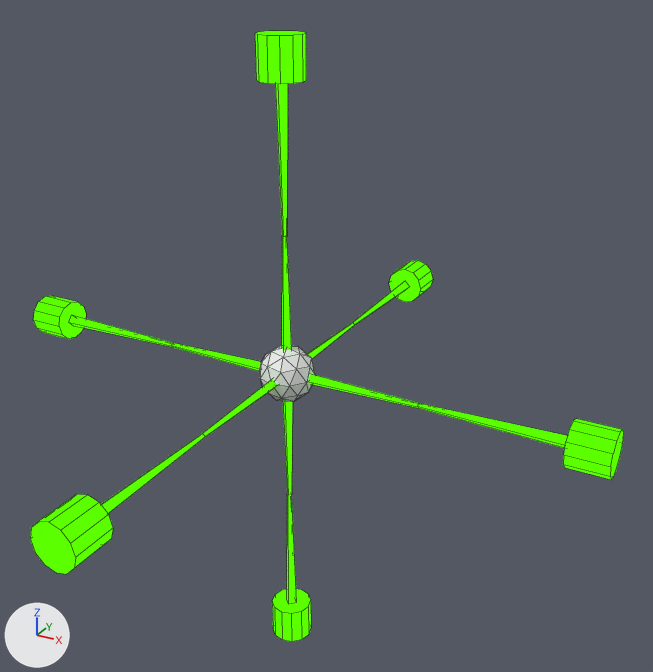
Renders of the Blender file Editor/Gizmos/Scale.blend from each side of a commit.
Camera for both pictures: a camera (50 mm lens) standing at (1.47, -2.4, 1.37) and looking at (0.09, 0.11, 0.12). The lights are fixed; the arrows at lower left show +X, +Y and +Z. Mesh edges are drawn as thin lines.

In view in the first picture: 'AxisX+', 'AxisX-', 'AxisY+', 'AxisY--', 'AxisZ+', 'AxisZ-', 'Center'.
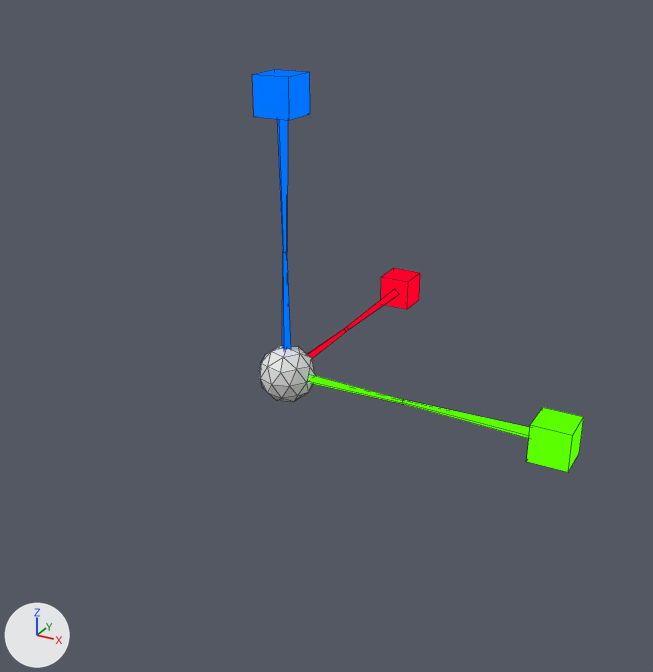
The newer file is also rescaled (x0.75) as a whole; pictures and numbers use the older file's frame.

What differs and where, as boxes (x1, y1, x2, y2) in the pictures (653 x 672 px):
'AxisY--', deleted: before (30, 379, 278, 574)
'AxisX+', deleted: before (308, 374, 624, 480)
'AxisZ+', deleted: before (255, 31, 306, 350)
'YScale', added: after (309, 375, 584, 472)
'ZScale', added: after (252, 69, 310, 350)
'AxisZ-', deleted: before (272, 401, 311, 642)
'AxisX-', deleted: before (34, 296, 261, 371)
'AxisY+', deleted: before (307, 260, 433, 359)
'XScale', added: after (308, 268, 420, 358)

Patch to the scene script:
```diff
--- a/Editor/Gizmos/Scale.blend.py
+++ b/Editor/Gizmos/Scale.blend.py
@@ mat_zaxis_004 @@
+mat_zaxis_004 = principled_material('ZAxis.004')
+mat_zaxis_004.base_color = (0.0, 0.0, 0.0)  # black #000000
+mat_zaxis_004.specular_ior_level = 0.0
+mat_zaxis_004.emission_color = (0.0, 0.171, 1.0)  # blue #0073ff
+mat_zaxis_004.emission_strength = 1.0
@@ mat_zaxis_005 @@
+mat_zaxis_005 = principled_material('ZAxis.005')
+mat_zaxis_005.base_color = (0.0, 0.0, 0.0)  # black #000000
+mat_zaxis_005.specular_ior_level = 0.0
+mat_zaxis_005.emission_color = (0.0, 0.171, 1.0)  # blue #0073ff
+mat_zaxis_005.emission_strength = 1.0
@@ mat_yaxis_004 @@
+mat_yaxis_004 = principled_material('YAxis.004')
+mat_yaxis_004.base_color = (0.0, 0.0, 0.0)  # black #000000
+mat_yaxis_004.specular_ior_level = 0.0
+mat_yaxis_004.emission_color = (0.105, 1.0, 0.0)  # green #5bff00
+mat_yaxis_004.emission_strength = 1.0
@@ mat_xaxis_002 @@
+mat_xaxis_002 = principled_material('XAxis.002')
+mat_xaxis_002.base_color = (0.0, 0.0, 0.0)  # black #000000
+mat_xaxis_002.specular_ior_level = 0.0
+mat_xaxis_002.emission_color = (1.0, 0.0, 0.0242)  # red #ff002b
+mat_xaxis_002.emission_strength = 1.0
@@ me_plane_001 @@
+me_plane_001.from_pydata(...)  # 20 vertices, 16 faces; spans x -0.047..0.047, y -0.047..0.047, z -0.703..0.047
+# faces by material slot: [6, 10]
+me_plane_001.materials.append(mat_zaxis_005)  # black #000000
+me_plane_001.materials.append(mat_zaxis_004)  # black #000000
@@ me_plane_003 @@
+me_plane_003.from_pydata(...)  # 20 vertices, 16 faces; spans x 0.001..0.748, y -0.047..0.047, z -0.047..0.047
+# faces by material slot: [10, 6]
+me_plane_003.materials.append(mat_yaxis_004)  # black #000000
+me_plane_003.materials.append(mat_yaxis)  # black #000000
@@ me_plane_004 @@
+me_plane_004.from_pydata(...)  # 20 vertices, 16 faces; spans x -0.048..0.046, y 0.001..0.752, z -0.047..0.047
+me_plane_004.materials.append(mat_xaxis_002)  # black #000000
@@ ob_axisy @@
-ob_axisy = bpy.data.objects.new('AxisY+', me_plane_002)
-ob_axisy.location = (0.0, 0.0, 0.0)
-ob_axisy.rotation_euler = (0.0, 0.0, 1.571)  # degrees (0, 0, 90)
-ob_axisy.scale = (1.5, 1.5, 1.5)
@@ ob_axisx @@
-ob_axisx = bpy.data.objects.new('AxisX+', me_plane_008)
-ob_axisx.location = (0.0, 0.0, 0.0)
-ob_axisx.scale = (1.5, 1.5, 1.5)
@@ ob_axisz @@
-ob_axisz = bpy.data.objects.new('AxisZ+', me_plane_009)
-ob_axisz.location = (0.0, 0.0, 0.0)
-ob_axisz.rotation_euler = (1.571, -1.571, 0.0)  # degrees (90, -90, 0)
-ob_axisz.scale = (1.5, 1.5, 1.5)
@@ ob_axisz_1 @@
-ob_axisz_1 = bpy.data.objects.new('AxisZ-', me_plane_010)
-ob_axisz_1.location = (0.0, 0.0, 0.0)
-ob_axisz_1.rotation_euler = (-1.571, -4.712, 0.0)  # degrees (-90, -270, 0)
-ob_axisz_1.scale = (1.5, 1.5, 1.5)
@@ ob_axisy_1 @@
-ob_axisy_1 = bpy.data.objects.new('AxisY--', me_plane_011)
-ob_axisy_1.location = (0.0, 0.0, 0.0)
-ob_axisy_1.rotation_euler = (0.0, -3.142, 1.571)  # degrees (0, -180, 90)
-ob_axisy_1.scale = (1.5, 1.5, 1.5)
@@ ob_axisx_1 @@
-ob_axisx_1 = bpy.data.objects.new('AxisX-', me_plane_012)
-ob_axisx_1.location = (0.0, 0.0, 0.0)
-ob_axisx_1.rotation_euler = (0.0, 3.142, 0.0)  # degrees (0, 180, 0)
-ob_axisx_1.scale = (1.5, 1.5, 1.5)
@@ ob_zscale @@
+ob_zscale = bpy.data.objects.new('ZScale', me_plane_001)
+ob_zscale.location = (0.0, 0.0, 0.939)
+ob_zscale.scale = (1.33, 1.33, 1.33)
@@ ob_yscale @@
+ob_yscale = bpy.data.objects.new('YScale', me_plane_003)
+ob_yscale.location = (0.0, 0.0, 0.0)
+ob_yscale.scale = (1.33, 1.33, 1.33)
@@ ob_xscale @@
+ob_xscale = bpy.data.objects.new('XScale', me_plane_004)
+ob_xscale.location = (0.0, 0.0, 0.0)
+ob_xscale.scale = (1.33, 1.33, 1.33)
```
